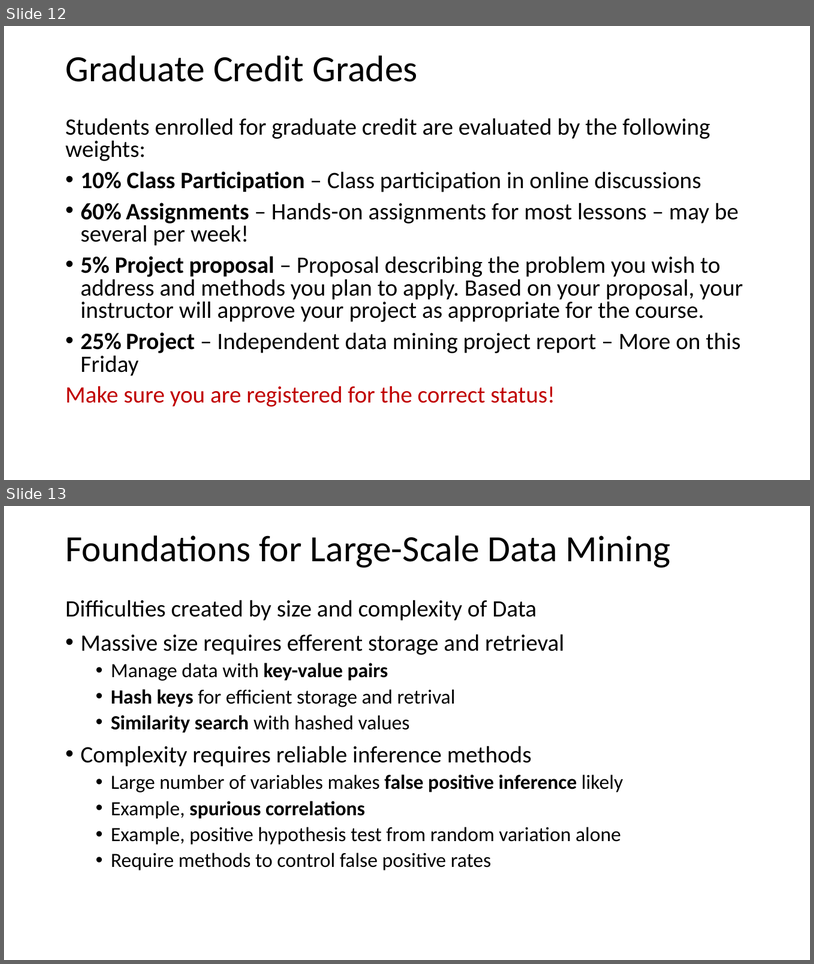
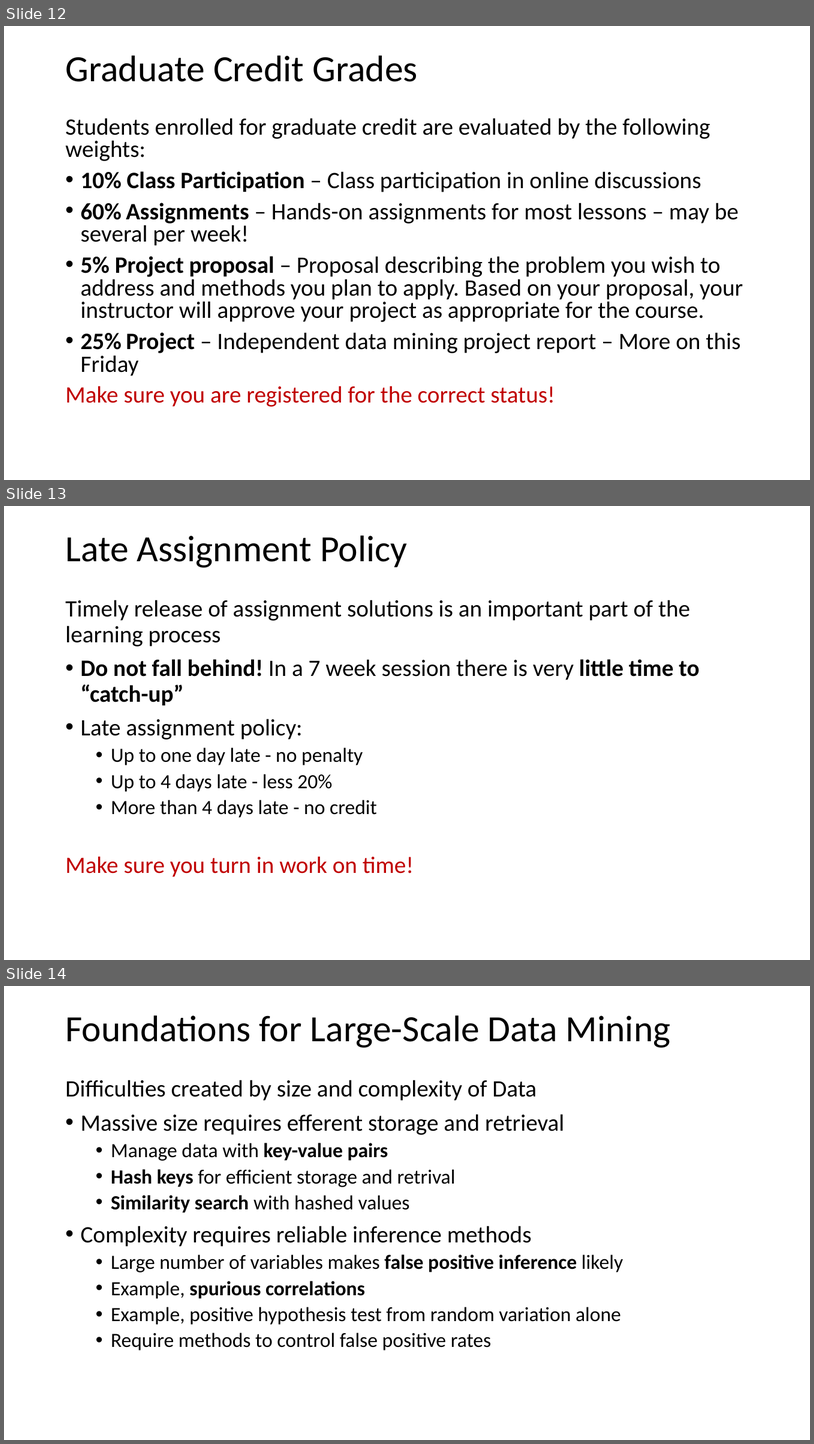
Before and after one commit to StephenElston/CSCI-E-108, a slide deck: slides/1_Introduction.pptx. Shown one above the other, each under a label of ours: slides 12 and 13 before the commit, slides 12, 13 and 14 after it. The pictures are 814x964 and 814x1444 pixels, drawn with LibreOffice and Linux fonts; fonts in the diff are those of the drawing. Boxes give left, top, right and bottom in pixels: in the first picture for what was removed or moved away, otherwise in the second. Text is boxed around its words. In the diff, an @@ line names an element or a change of style, - is before the commit and + after.

Commit message:
Added late assignment policy

```diff
--- a/slides/1_Introduction.pptx
+++ b/slides/1_Introduction.pptx
@@ slide 13 added at (x1=4, y1=506, x2=810, y2=960), background #FFFFFF @@
@@ text added at (x1=65, y1=535, x2=407, y2=568), 44 pt, text #000000 @@
+Late Assignment Policy
@@ text added at (x1=65, y1=600, x2=699, y2=877), 28 pt, text #000000 @@
+Timely release of assignment solutions is an important part of the learning process
+• Do not fall behind! In a 7 week session there is very little time to “catch-up”
+• Late assignment policy:
+  • Up to one day late - no penalty
+  • Up to 4 days late - less 20%
+  • More than 4 days late - no credit
+Make sure you turn in work on time!
@@ what was slide 13 is now slide 14 @@
```
